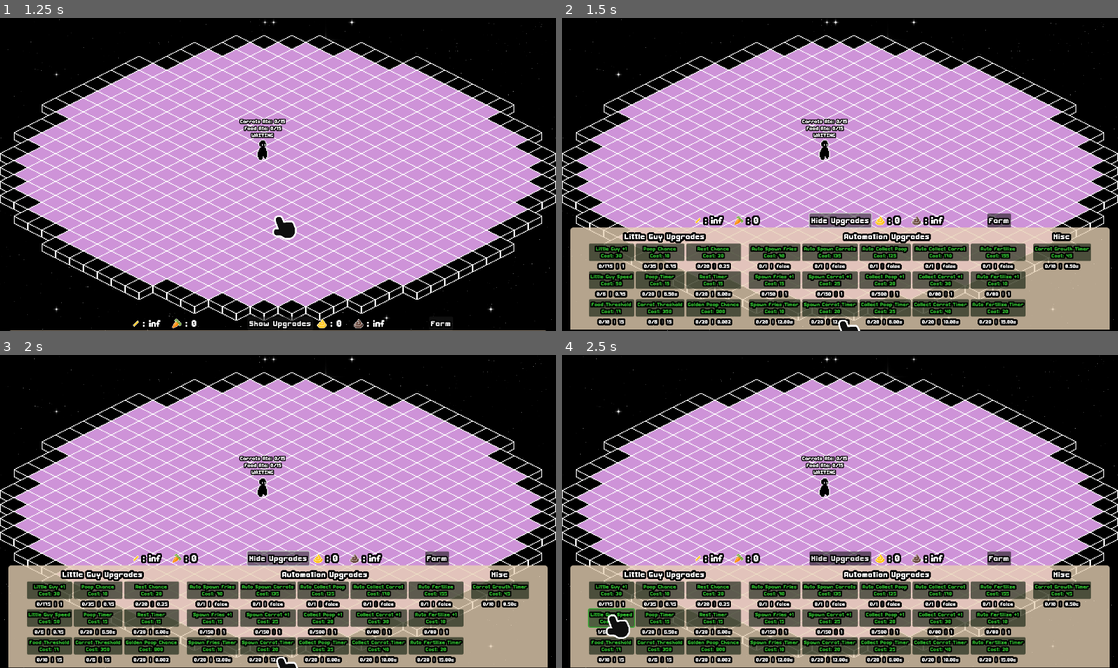
Above: before the commit, frames 1-4 (two rows, left to right).
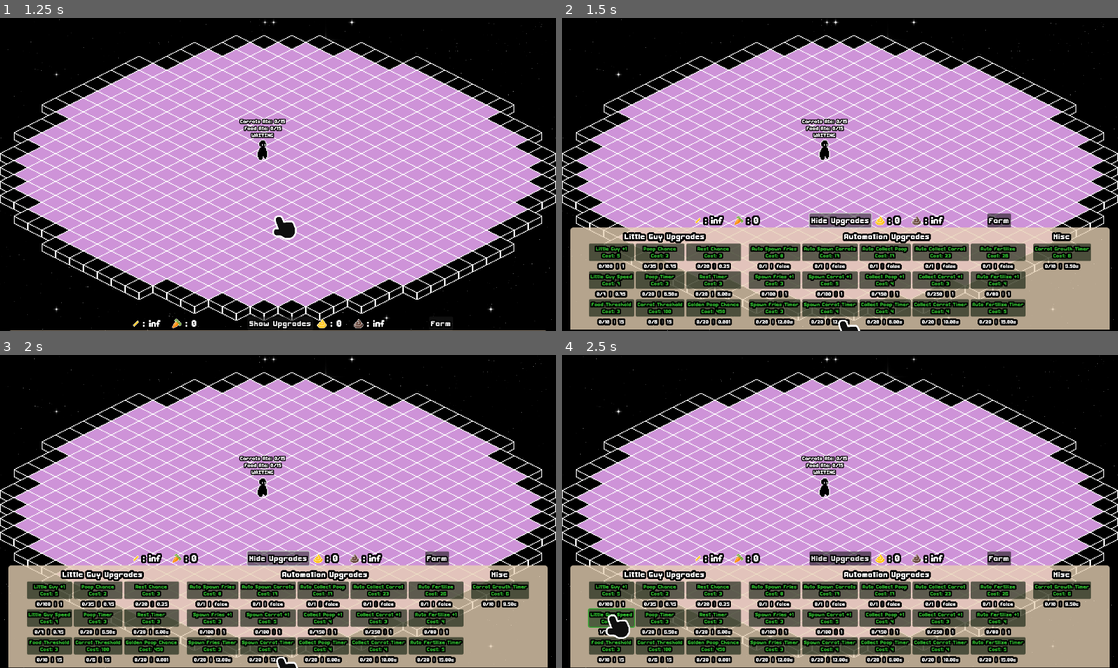
Above: after the commit, the same moments.

Repository: FennecKii/gdtv-jam-2025
Game: Godot game, scene res://ui/main_menu.tscn
Same seed, same stepped clock (60 frames per second), same inputs: the game is played once before the commit and once after it. Sound files missing from this copy of the repository are replaced by a short silence.
Inputs:
- Up to frame 1 (1.25 s): click "PLAY" at 0.5 s
- Up to frame 2 (1.5 s): click "Show Upgrades" at 1.25 s
- Up to frame 3 (2 s): no input
- Up to frame 4 (2.5 s): click "Little Guy Speed Cost: 50" (after the commit: "Little Guy Speed Cost: 7") at 2 s

Frame 1 is identical in both runs. In frame 2, 1.2% of the frame differs, in the area x 6-92%, y 74-99%; in frame 3, 1.2%; in frame 4, 1.2%.

Commit message:
balance changes

Diff:
--- a/farm_land_minigame.gd
+++ b/farm_land_minigame.gd
@@ -50,6 +50,8 @@
 
 	if Global.farm_auto_collect and len(carrot_instances) > 0 and auto_collect_timer.is_stopped():
 		auto_collect_timer.start()
+		if len(carrot_instances) > 300:
+			return
 		for i in range(min(len(carrot_instances), Global.farm_auto_collect_amount)):
 			var carrot: Node = carrot_instances.pick_random()
 			carrot.queue_free()
--- a/globals/Global.gd
+++ b/globals/Global.gd
@@ -33,14 +33,14 @@
 var golden_poops_collected: int = 0
 var golden_poop_group: Node2D
 
-const golden_poop_chance_upgrade_cost_base: int = 900
-var golden_poop_chance_upgrade_cost: int = 900
+const golden_poop_chance_upgrade_cost_base: int = 450
+var golden_poop_chance_upgrade_cost: int = 450
 var golden_poop_chance_upgrade_count: int = 0
 const golden_poop_chance_upgrade_max: int = 20
-var golden_poop_chance: float = 0.0015
-
-const carrot_pool_upgrade_cost_base: int = 350
-var carrot_pool_upgrade_cost: int = 350
+var golden_poop_chance: float = 0.00135
+
+const carrot_pool_upgrade_cost_base: int = 100
+var carrot_pool_upgrade_cost: int = 100
 var carrot_pool_upgrade_count: int = 0
 const carrot_pool_upgrade_max: int = 6
 var carrot_pool_max: int = 15
@@ -79,7 +79,7 @@
 var carrot_spawn_amount: int = 1			# Number of carrot that spawns
 
 # Farm parameters
-var carrot_growth_time: float = 8.5			# Time for the carrot crops to grow after getting fertilized
+var carrot_growth_time: float = 9.5			# Time for the carrot crops to grow after getting fertilized
 var farm_auto_fertilize: bool = false		# If auto fertilizing is on
 var farm_auto_fertilize_amount: int = 1		# Number of crops to auto fertilize
 var farm_auto_fertilize_time: float = 15.0	# Time for it to auto fertilize
@@ -89,54 +89,54 @@
 
 
 # Base Upgrade Costs
-const littleguy_count_upgrade_cost_base: int = 30
-const littleguy_speed_upgrade_cost_base: int = 50
-const littleguy_max_food_pool_upgrade_cost_base: int = 17
-const poop_time_upgrade_cost_base: int = 15
-const poop_chance_upgrade_cost_base: int = 10
-const rest_time_upgrade_cost_base: int = 15
-const rest_chance_upgrade_cost_base: int = 20
-const poop_auto_collect_upgrade_cost_base: int = 125
-const poop_auto_collect_amount_upgrade_cost_base: int = 20
-const poop_auto_collect_time_upgrade_cost_base: int = 25
-const food_spawn_auto_upgrade_cost_base: int = 70
-const food_spawn_time_upgrade_cost_base: int = 10
-const food_spawn_amount_upgrade_cost_base: int = 15
-const carrot_spawn_auto_upgrade_cost_base: int = 135
-const carrot_spawn_time_upgrade_cost_base: int = 20
-const carrot_spawn_amount_upgrade_cost_base: int = 25
-const carrot_growth_time_upgrade_cost_base: int = 45
-const farm_auto_fertilize_upgrade_cost_base: int = 155
-const farm_auto_fertilize_amount_upgrade_cost_base: int = 10
-const farm_auto_fertilize_time_upgrade_cost_base: int = 20
-const farm_auto_collect_upgrade_cost_base: int = 170
-const farm_auto_collect_amount_upgrade_cost_base: int = 30
-const farm_auto_collect_time_upgrade_cost_base: int = 40
+const littleguy_count_upgrade_cost_base: int = 5
+const littleguy_speed_upgrade_cost_base: int = 7
+const littleguy_max_food_pool_upgrade_cost_base: int = 3
+const poop_time_upgrade_cost_base: int = 3
+const poop_chance_upgrade_cost_base: int = 2
+const rest_time_upgrade_cost_base: int = 3
+const rest_chance_upgrade_cost_base: int = 3
+const poop_auto_collect_upgrade_cost_base: int = 17
+const poop_auto_collect_amount_upgrade_cost_base: int = 4
+const poop_auto_collect_time_upgrade_cost_base: int = 4
+const food_spawn_auto_upgrade_cost_base: int = 8
+const food_spawn_time_upgrade_cost_base: int = 3
+const food_spawn_amount_upgrade_cost_base: int = 3
+const carrot_spawn_auto_upgrade_cost_base: int = 17
+const carrot_spawn_time_upgrade_cost_base: int = 4
+const carrot_spawn_amount_upgrade_cost_base: int = 5
+const carrot_growth_time_upgrade_cost_base: int = 6
+const farm_auto_fertilize_upgrade_cost_base: int = 26
+const farm_auto_fertilize_amount_upgrade_cost_base: int = 4
+const farm_auto_fertilize_time_upgrade_cost_base: int = 5
+const farm_auto_collect_upgrade_cost_base: int = 23
+const farm_auto_collect_amount_upgrade_cost_base: int = 3
+const farm_auto_collect_time_upgrade_cost_base: int = 4
 
 
 # Upgrade Maximums
-const littleguy_count_upgrade_max: int = 175
-const littleguy_speed_upgrade_max: int = 6
+const littleguy_count_upgrade_max: int = 100
+const littleguy_speed_upgrade_max: int = 7
 const littleguy_max_food_pool_upgrade_max: int = 10
 const poop_time_upgrade_max: int = 20
 const poop_chance_upgrade_max: int = 35
 const rest_time_upgrade_max: int = 20
 const rest_chance_upgrade_max: int = 20
 const poop_auto_collect_upgrade_max: int = 1
-const poop_auto_collect_amount_upgrade_max: int = 500
+const poop_auto_collect_amount_upgrade_max: int = 750
 const poop_auto_collect_time_upgrade_max: int = 20
 const food_spawn_auto_upgrade_max: int = 1
 const food_spawn_time_upgrade_max: int = 20
-const food_spawn_amount_upgrade_max: int = 150
+const food_spawn_amount_upgrade_max: int = 100
 const carrot_spawn_auto_upgrade_max: int = 1
 const carrot_spawn_time_upgrade_max: int = 20
-const carrot_spawn_amount_upgrade_max: int = 150
+const carrot_spawn_amount_upgrade_max: int = 100
 const carrot_growth_time_upgrade_max: int = 10
 const farm_auto_fertilize_upgrade_max: int = 1
 const farm_auto_fertilize_amount_upgrade_max: int = 80
 const farm_auto_fertilize_time_upgrade_max: int = 20
 const farm_auto_collect_upgrade_max: int = 1
-const farm_auto_collect_amount_upgrade_max: int = 80
+const farm_auto_collect_amount_upgrade_max: int = 250
 const farm_auto_collect_time_upgrade_max: int = 20
 
 
--- a/globals/components/spawner_component.gd
+++ b/globals/components/spawner_component.gd
@@ -35,7 +35,7 @@
 
 
 func spawn_food() -> void:
-	if len(food_pool) > 750:
+	if len(food_pool) > 400:
 		return
 	var spawn_coord: Vector2i = tilemap_coords.pick_random()
 	food_pool.append(spawn_coord)
@@ -51,7 +51,7 @@
 
 func spawn_carrot() -> void:
 	var spawn_coord: Vector2i = tilemap_coords.pick_random()
-	if len(food_pool) > 750:
+	if len(food_pool) > 400:
 		return
 	if Global.common_carrot_amount > 0:
 		Global.common_carrot_amount -= 1
--- a/region/test.gd
+++ b/region/test.gd
@@ -36,7 +36,7 @@
 	auto_collect_timer.wait_time = Global.poop_auto_collect_time
 	poop_instances = poop_group.get_children()
 
-	if len(poop_instances) > 750:
+	if len(poop_instances) > 400:
 		poop_instances[-1].queue_free()
 
 	if Global.poop_auto_collect and len(poop_instances) > 0 and auto_collect_timer.is_stopped():
--- a/ui/hud.gd
+++ b/ui/hud.gd
@@ -501,7 +501,7 @@
 		if Global.common_poops_collected >= Global.littleguy_speed_upgrade_cost:
 			Global.common_poops_collected -= Global.littleguy_speed_upgrade_cost
 			Global.littleguy_speed_upgrade_count += 1
-			Global.littleguy_speed += 70.0
+			Global.littleguy_speed += 75.0
 			Global.littleguy_speed_upgrade_cost += Global.littleguy_speed_upgrade_cost_base * int(ceilf(Global.littleguy_speed_upgrade_count/6.5))
 	if Global.littleguy_speed_upgrade_count == Global.littleguy_speed_upgrade_max:
 		increase_little_guy_speed.disabled = true
